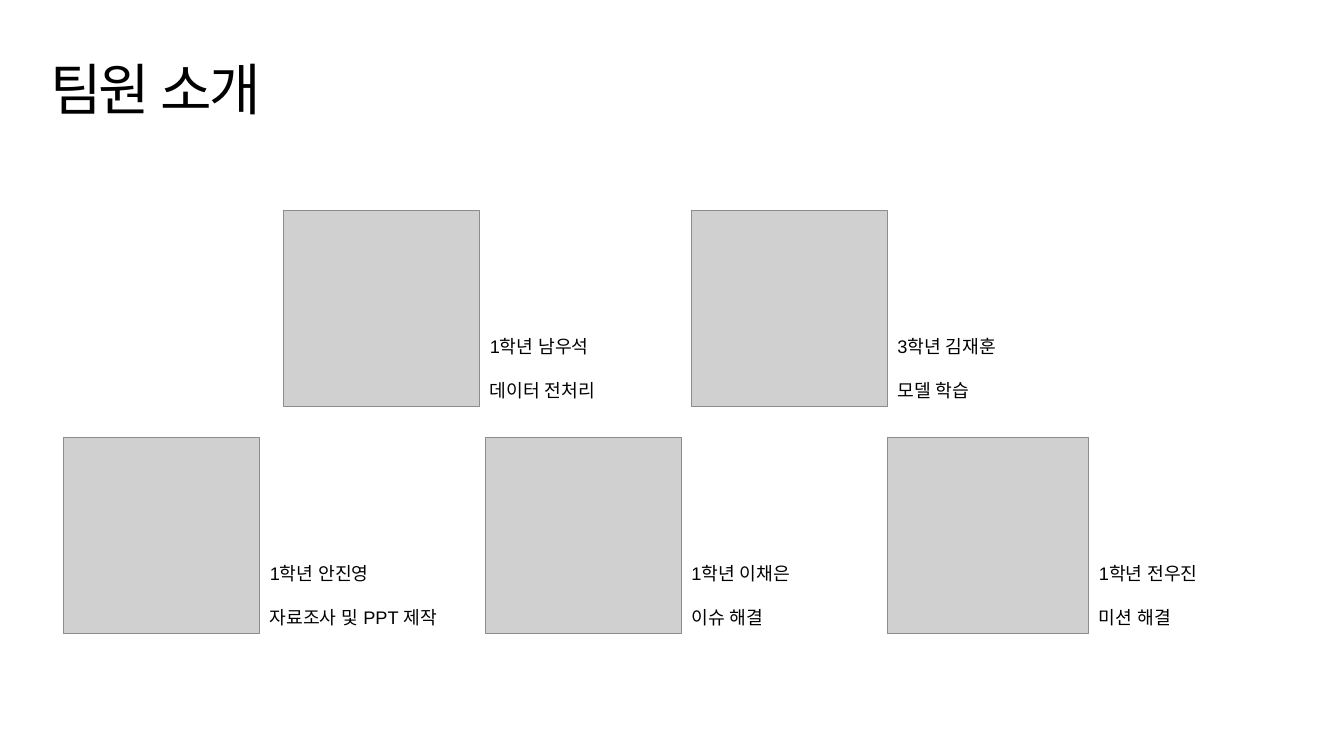
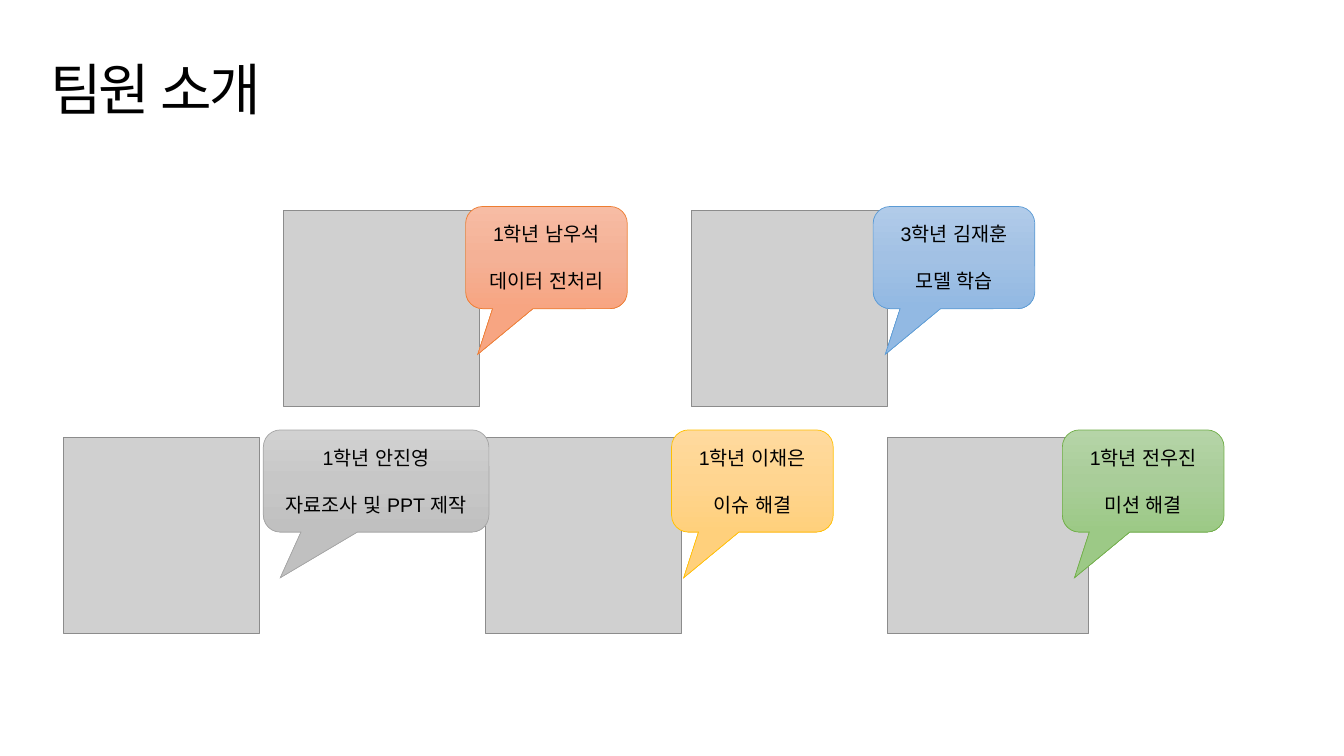
Before and after one commit to suk-6/22-dcc, a slide deck: slide 2 of 춘식이 발표자료.pptx. Drawn at 1344x756 pixels with LibreOffice and Linux fonts; fonts in the diff are those of the drawing; grey boxes stand for pictures; background and template pictures are left out. Boxes give left, top, right and bottom in pixels: in the first picture for what was removed or moved away, otherwise in the second. Text is boxed around its words. In the diff, an @@ line names an element or a change of style, - is before the commit and + after.

Commit message:
Update PPT

```diff
--- a/춘식이 발표자료.pptx
+++ b/춘식이 발표자료.pptx
@@ rounded speech box "1학년 남우석": place and size @@
-rounded speech box "1학년 남우석" at [490, 338, 595, 399]
+rounded speech box "1학년 남우석" at [466, 207, 627, 309]
@@ rounded speech box "1학년 남우석" at [466, 207, 627, 309]: size 13 to 14 pt; alignment left to centre; vertical alignment top to middle; fill none to gradient #F7BDA5 to #F5B196 to #F8A582; outline none to #ED7D31 0.5 pt @@
@@ rounded speech box "3학년 김재훈": place and size @@
-rounded speech box "3학년 김재훈" at [897, 337, 996, 399]
+rounded speech box "3학년 김재훈" at [873, 207, 1034, 309]
@@ rounded speech box "3학년 김재훈" at [873, 207, 1034, 309]: size 13 to 14 pt; alignment left to centre; vertical alignment top to middle; fill none to gradient #B1CBE9 to #A3C1E5 to #93B9E4; outline none to #5B9BD5 0.5 pt @@
@@ rounded speech box "1학년 안진영": place and size @@
-rounded speech box "1학년 안진영" at [270, 565, 436, 626]
+rounded speech box "1학년 안진영" at [263, 430, 489, 531]
@@ rounded speech box "1학년 안진영" at [263, 430, 489, 531]: size 13 to 14 pt; alignment left to centre; vertical alignment top to middle; fill none to gradient #D2D2D2 to #C8C8C8 to #C0C0C0; outline none to #A5A5A5 0.5 pt @@
@@ rounded speech box "1학년 이채은": place and size @@
-rounded speech box "1학년 이채은" at [691, 565, 790, 626]
+rounded speech box "1학년 이채은" at [671, 430, 833, 531]
@@ rounded speech box "1학년 이채은" at [671, 430, 833, 531]: size 13 to 14 pt; alignment left to centre; vertical alignment top to middle; fill none to gradient #FFDB9E to #FFD590 to #FFD07C; outline none to #FFC000 0.5 pt @@
@@ rounded speech box "1학년 전우진": place and size @@
-rounded speech box "1학년 전우진" at [1099, 565, 1198, 626]
+rounded speech box "1학년 전우진" at [1063, 430, 1224, 531]
@@ rounded speech box "1학년 전우진" at [1063, 430, 1224, 531]: size 13 to 14 pt; alignment left to centre; vertical alignment top to middle; fill none to gradient #B5D5A7 to #AACE9A to #9CC987; outline none to #70AD47 0.5 pt @@
```
